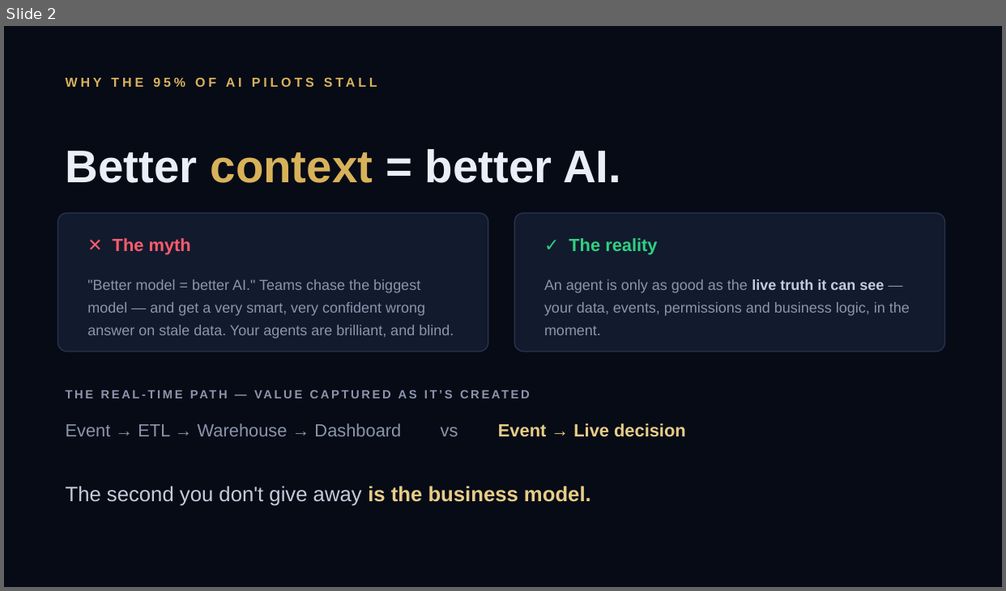
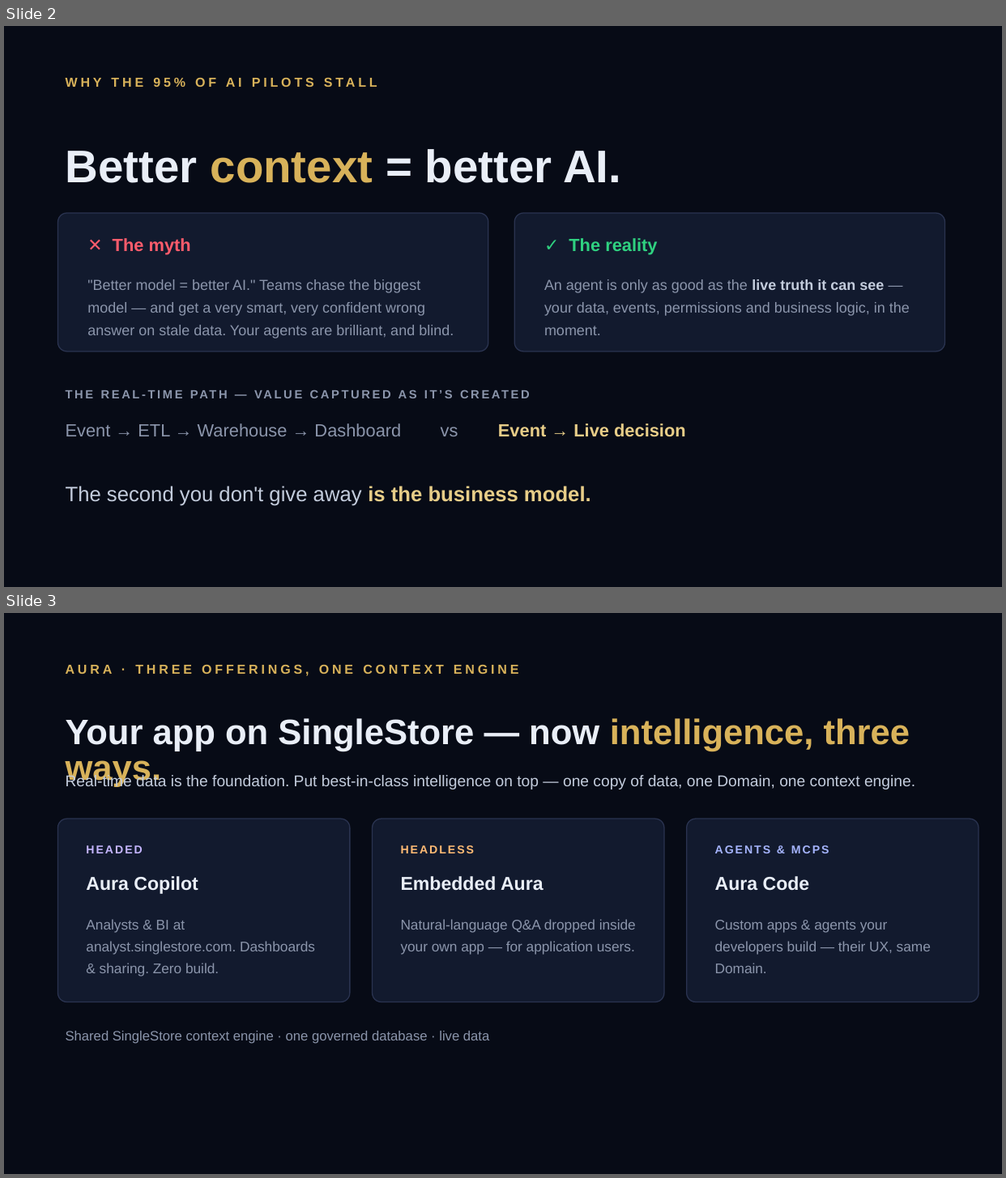
Before and after one commit to nasghar/wealthpulse, a slide deck: WealthPulse-Aura-Deck.pptx. Shown one above the other, each under a label of ours: slide 2 before the commit, slides 2 and 3 after it. The pictures are 1006x591 and 1006x1178 pixels, drawn with LibreOffice and Linux fonts; fonts in the diff are those of the drawing. Boxes give left, top, right and bottom in pixels: in the first picture for what was removed or moved away, otherwise in the second. Text is boxed around its words. In the diff, an @@ line names an element or a change of style, - is before the commit and + after.

```diff
--- a/WealthPulse-Aura-Deck.pptx
+++ b/WealthPulse-Aura-Deck.pptx
@@ slide 3 added at (4,613,1002,1174), background #070B16 @@
@@ text added at (66,665,519,676), 12.5 pt, text #D8B25A, bold @@
+AURA · THREE OFFERINGS, ONE CONTEXT ENGINE
@@ text added at (66,718,910,787), 34 pt, text #E9EEF7, bold @@
+Your app on SingleStore — now intelligence, three ways.
@@ text added at (66,774,915,790), 15 pt, text #C3CCDC @@
+Real-time data is the foundation. Put best-in-class intelligence on top — one copy of data, one Domain, one context engine.
@@ rounded rectangle added at (58,819,350,1003), fill #121A2E, outline #2A3350 1 pt @@
@@ rounded rectangle added at (373,819,664,1003), fill #121A2E, outline #2A3350 1 pt @@
@@ rounded rectangle added at (687,819,978,1003), fill #121A2E, outline #2A3350 1 pt @@
@@ text added at (86,845,142,854), 11 pt, text #C4B5FD, bold @@
+HEADED
@@ text added at (401,845,474,854), 11 pt, text #FDBA74, bold @@
+HEADLESS
@@ text added at (715,845,829,854), 11 pt, text #A5B4FC, bold @@
+AGENTS & MCPS
@@ text added at (86,876,198,894), 18 pt, text #E9EEF7, bold @@
+Aura Copilot
@@ text added at (401,876,543,891), 18 pt, text #E9EEF7, bold @@
+Embedded Aura
@@ text added at (715,876,810,891), 18 pt, text #E9EEF7, bold @@
+Aura Code
@@ text added at (86,919,315,976), 13.5 pt, text #8B95AB @@
+Analysts & BI at analyst.singlestore.com. Dashboards & sharing. Zero build.
@@ text added at (401,919,636,954), 13.5 pt, text #8B95AB @@
+Natural-language Q&A dropped inside your own app — for application users.
@@ text added at (715,920,931,973), 13.5 pt, text #8B95AB @@
+Custom apps & agents your developers build — their UX, same Domain.
@@ text added at (66,1031,489,1044), 13 pt, text #8B95AB @@
+Shared SingleStore context engine · one governed database · live data
```
Also in this commit, not shown: 1 other slide added, 1 slide removed, 2 other files.
